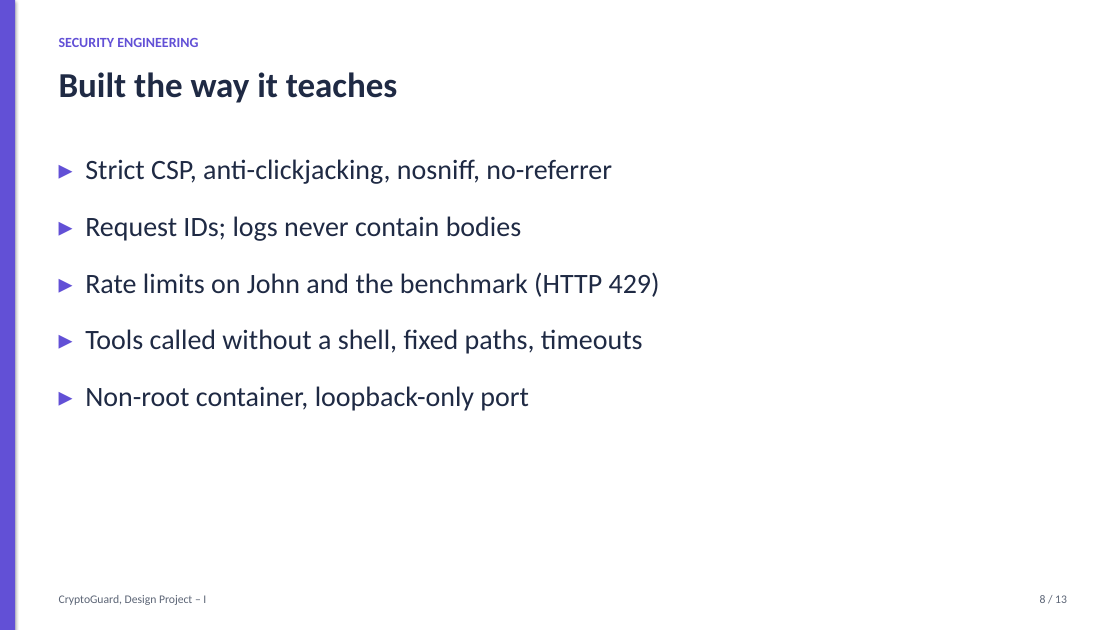
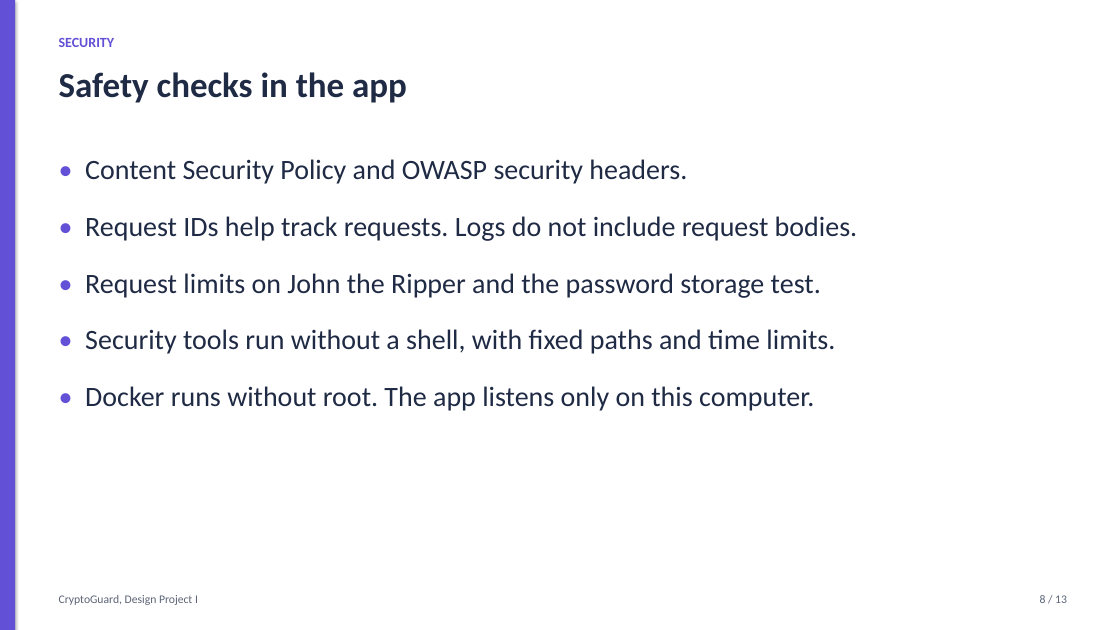
Before and after one commit to harshacreate/CryptoGuard, a slide deck: slide 8 of report/CryptoGuard_Presentation.pptx. Drawn at 1120x630 pixels with LibreOffice and Linux fonts; fonts in the diff are those of the drawing. Boxes give left, top, right and bottom in pixels: in the first picture for what was removed or moved away, otherwise in the second. Text is boxed around its words. In the diff, an @@ line names an element or a change of style, - is before the commit and + after.

```diff
--- a/report/CryptoGuard_Presentation.pptx
+++ b/report/CryptoGuard_Presentation.pptx
@@ text at [59,38,115,47]: text changed @@
-SECURITY ENGINEERING
+SECURITY
@@ text at [59,72,407,103]: text changed @@
-Built the way it teaches
+Safety checks in the app
@@ text at [85,159,858,411]: text changed @@
-▸ Strict CSP, anti-clickjacking, nosniff, no-referrer
-▸ Request IDs; logs never contain bodies
-▸ Rate limits on John and the benchmark (HTTP 429)
-▸ Tools called without a shell, fixed paths, timeouts
-▸ Non-root container, loopback-only port
+• Content Security Policy and OWASP security headers.
+• Request IDs help track requests. Logs do not include request bodies.
+• Request limits on John the Ripper and the password storage test.
+• Security tools run without a shell, with fixed paths and time limits.
+• Docker runs without root. The app listens only on this computer.
@@ text at [59,595,198,605]: text changed @@
-CryptoGuard, Design Project – I
+CryptoGuard, Design Project I
```
Also in this commit, not shown: 12 other slides changed, 17 other files.
